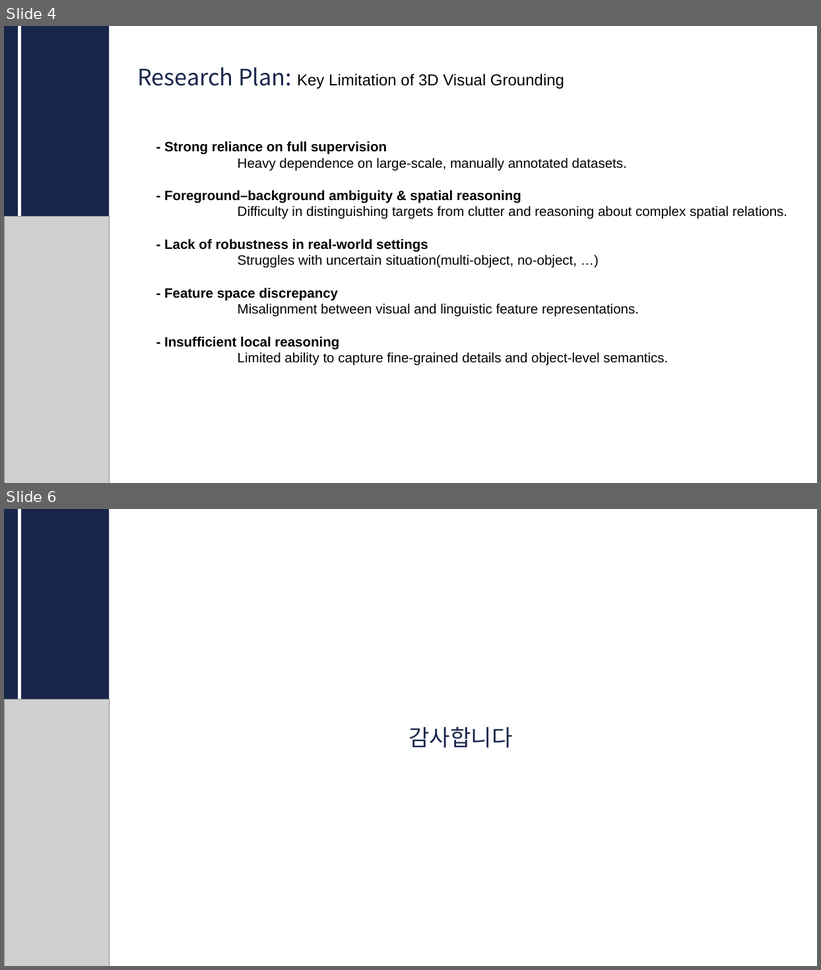
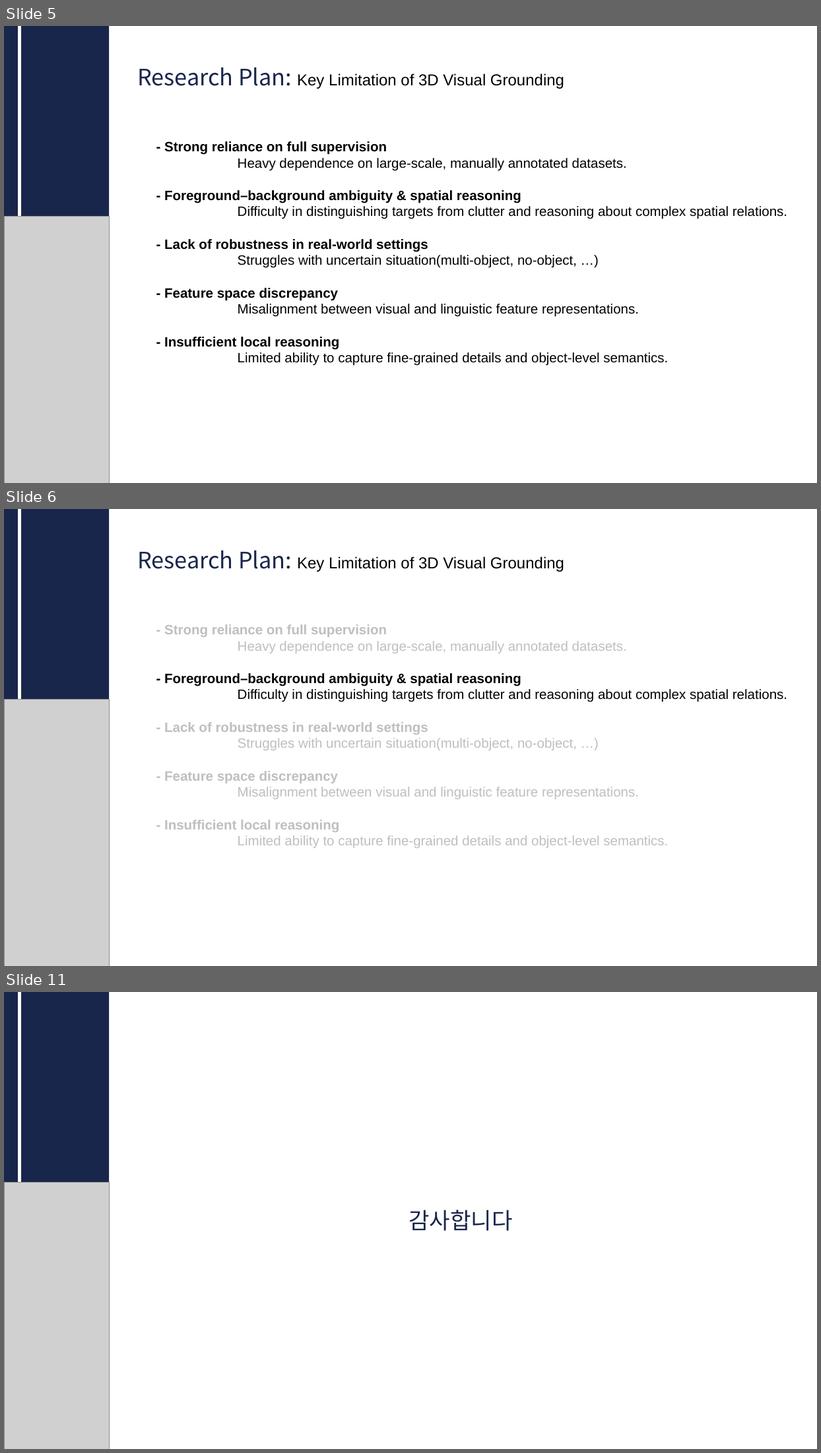
Before and after one commit to CUAI-CAU/2025-2_Research, a slide deck: MM_01/[리서치 MM1팀]2차발표_1104.pptx. Shown one above the other, each under a label of ours: slides 4 and 6 before the commit, slides 5, 6 and 11 after it; the slides between them are not shown. The pictures are 821x970 and 821x1453 pixels, drawn with LibreOffice and Linux fonts; fonts in the diff are those of the drawing; grey boxes stand for pictures. Boxes give left, top, right and bottom in pixels: in the first picture for what was removed or moved away, otherwise in the second. Text is boxed around its words. In the diff, an @@ line names an element or a change of style, - is before the commit and + after.

```diff
--- a/MM_01/[리서치 MM1팀]2차발표_1104.pptx
+++ b/MM_01/[리서치 MM1팀]2차발표_1104.pptx
@@ slide 6 added at [4, 509, 817, 966], background #FFFFFF @@
@@ rectangle added at [4, 509, 109, 966], fill #19264B @@
@@ line added from (19, 509) to (19, 700), #FFFFFF 3 pt @@
@@ text added at [137, 550, 564, 572], 14 pt, text #000000 @@
+Research Plan: Key Limitation of 3D Visual Grounding
@@ text added at [164, 625, 787, 848], 12 pt, text #BFBFBF @@
+- Strong reliance on full supervision
+Heavy dependence on large-scale, manually annotated datasets.
+- Foreground–background ambiguity & spatial reasoning
+Difficulty in distinguishing targets from clutter and reasoning about complex spatial relations.
+- Lack of robustness in real-world settings
+Struggles with uncertain situation(multi-object, no-object, …)
+- Feature space discrepancy
+Misalignment between visual and linguistic feature representations.
+- Insufficient local reasoning
+Limited ability to capture fine-grained details and object-level semantics.
@@ picture added at [4, 700, 108, 966] @@
@@ what was slide 4 is now slide 5 @@
@@ what was slide 6 is now slide 11 @@
```
Also in this commit, not shown: 1 slide changed, 4 other slides added.
